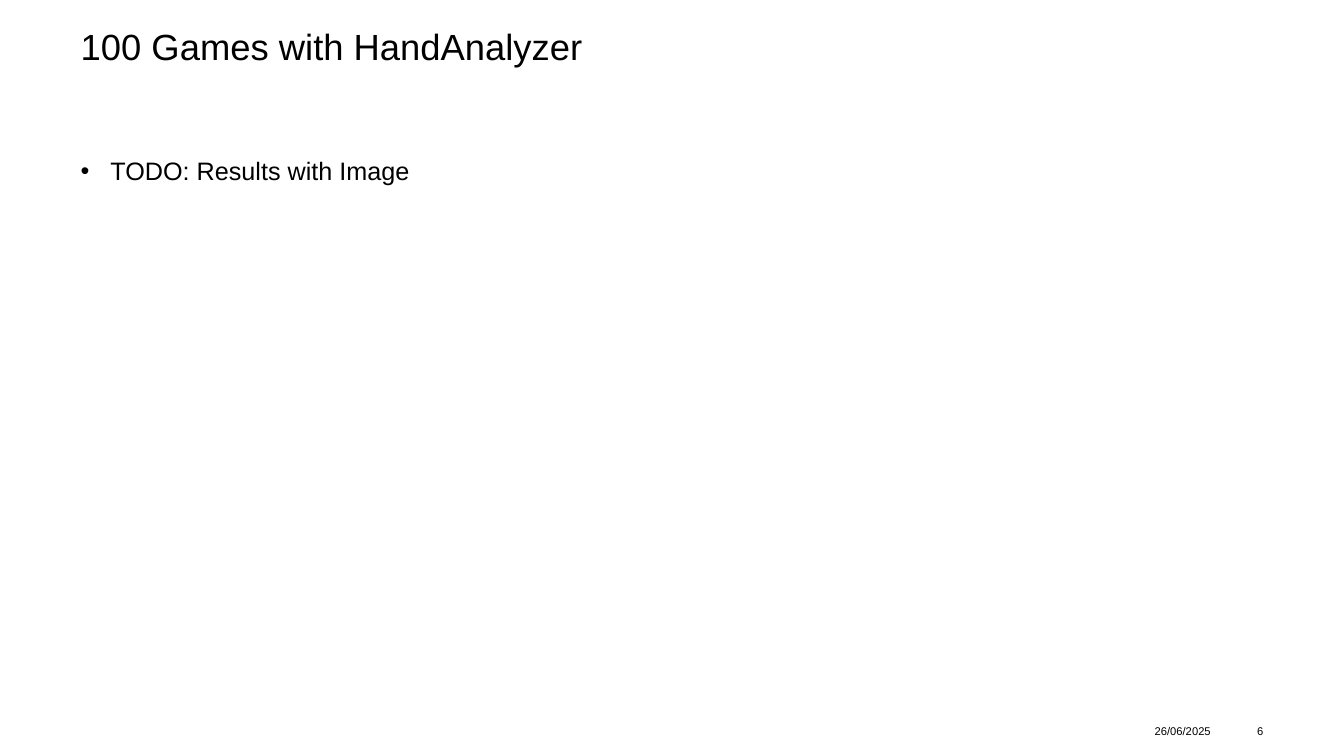
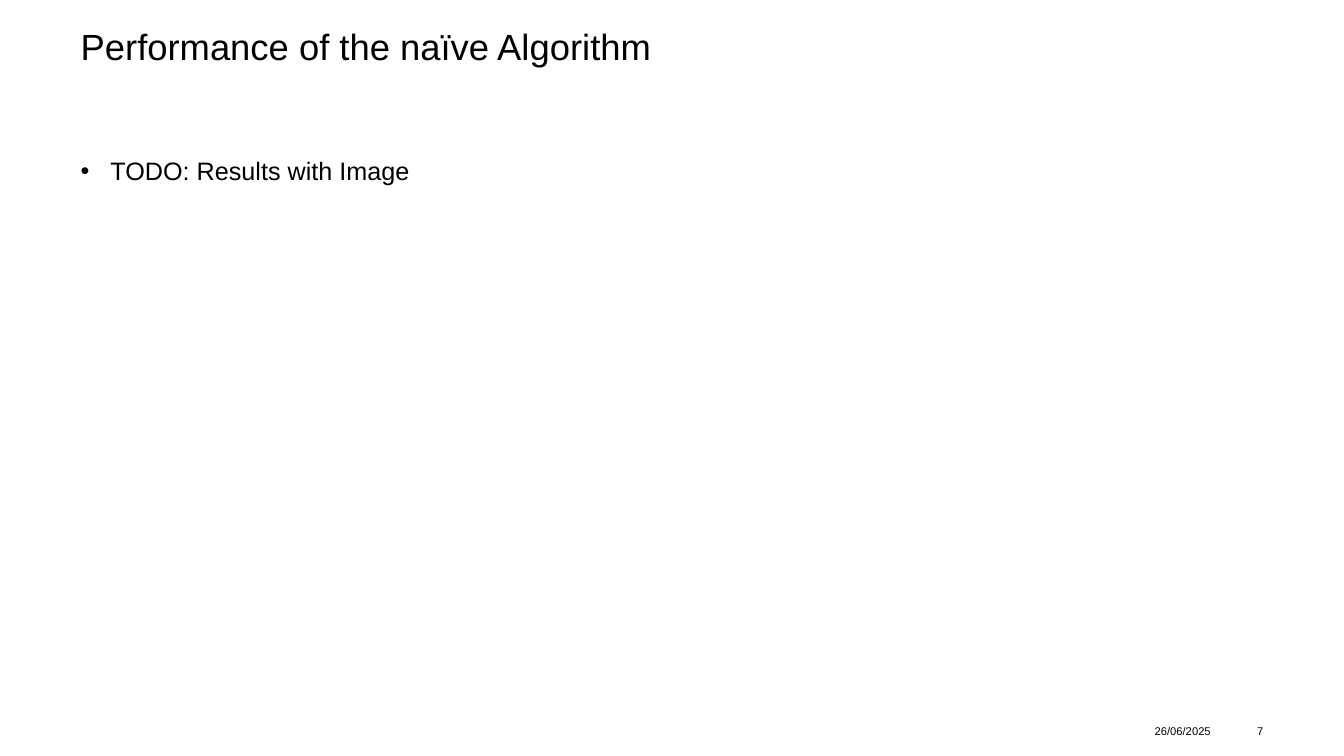
Before and after one commit to adidell01/MahjongOptimization, a slide deck: slide 7 of ProjectPresentation_asadikovic_jlyrer.pptx (slide 6 before the commit). Drawn at 1344x756 pixels with LibreOffice and Linux fonts; fonts in the diff are those of the drawing; background and template pictures are left out. Boxes give left, top, right and bottom in pixels: in the first picture for what was removed or moved away, otherwise in the second. Text is boxed around its words. In the diff, an @@ line names an element or a change of style, - is before the commit and + after.

```diff
--- a/ProjectPresentation_asadikovic_jlyrer.pptx
+++ b/ProjectPresentation_asadikovic_jlyrer.pptx
@@ title at <box>81,33,651,67</box>: text changed @@
-100 Games with HandAnalyzer
+Performance of the naïve Algorithm
@@ page number at <box>1257,727,1263,735</box>: text changed @@
-6
+7
```
Also in this commit, not shown: 6 other slides changed, 7 slides added, 2 other files.
